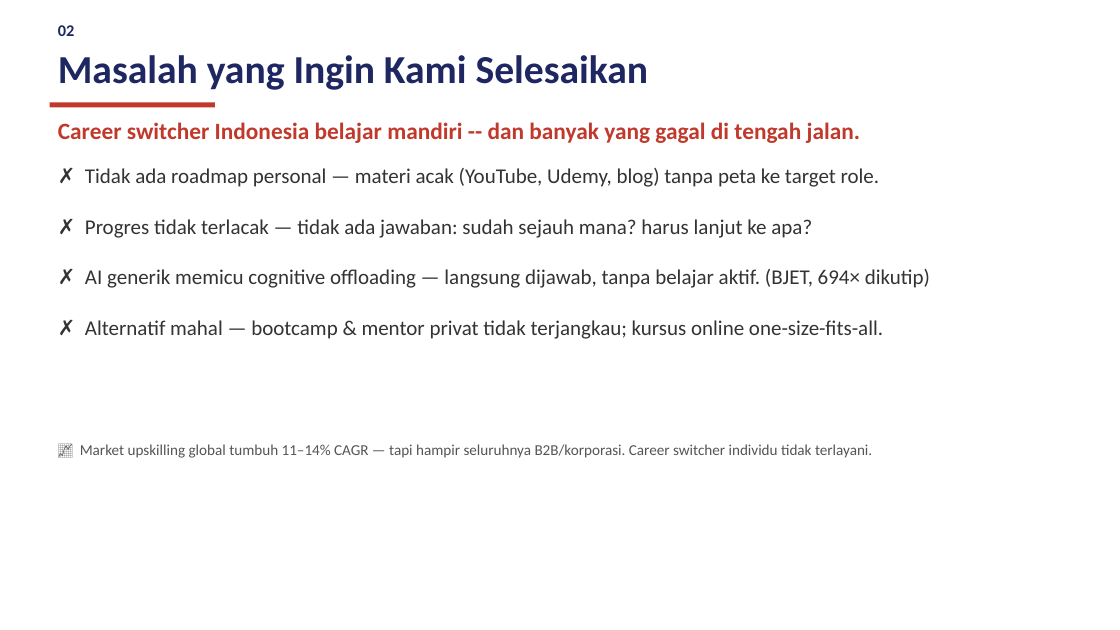
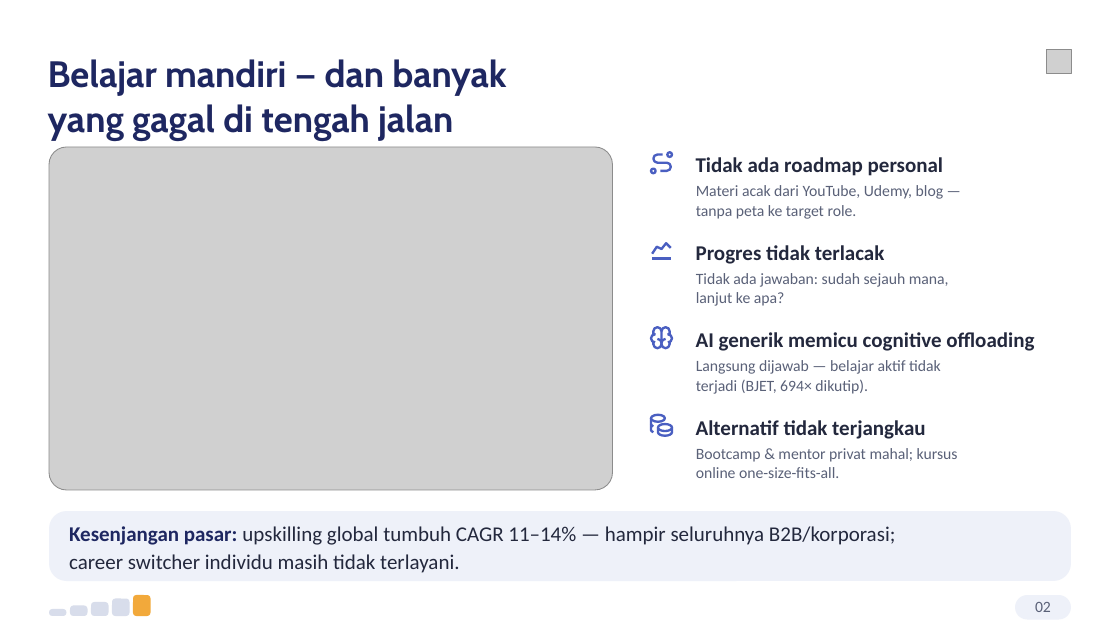
Before and after one commit to mmuchsin/serambi-ai, a slide deck: slide 2 of slides/serambi-pitch-deck.pptx. Drawn at 1120x630 pixels with LibreOffice and Linux fonts; fonts in the diff are those of the drawing; grey boxes stand for pictures. Boxes give left, top, right and bottom in pixels: in the first picture for what was removed or moved away, otherwise in the second. Text is boxed around its words. In the diff, an @@ line names an element or a change of style, - is before the commit and + after.

```diff
--- a/slides/serambi-pitch-deck.pptx
+++ b/slides/serambi-pitch-deck.pptx
@@ text at box(48, 59, 506, 141): text changed; size 20 to 31.5 pt; font Calibri to Cabin; text colour #C0392B to #1E2761 @@
-Career switcher Indonesia belajar mandiri -- dan banyak yang gagal di tengah jalan.
+Belajar mandiri — dan banyak
+yang gagal di tengah jalan
@@ text removed at box(58, 55, 649, 90) @@
-Masalah yang Ingin Kami Selesaikan
@@ picture added at box(1047, 49, 1071, 73) @@
@@ rectangle removed at box(50, 103, 215, 108) @@
@@ picture added at box(49, 147, 613, 490) @@
@@ text removed at box(85, 168, 930, 339) @@
-✗ Tidak ada roadmap personal — materi acak (YouTube, Udemy, blog) tanpa peta ke target role.
-✗ Progres tidak terlacak — tidak ada jawaban: sudah sejauh mana? harus lanjut ke apa?
-✗ AI generik memicu cognitive offloading — langsung dijawab, tanpa belajar aktif. (BJET, 694× dikutip)
-✗ Alternatif mahal — bootcamp & mentor privat tidak terjangkau; kursus online one-size-fits-all.
@@ group added at box(651, 152, 944, 219): 3 freeform shapes, 2 texts @@
+Tidak ada roadmap personal
+Materi acak dari YouTube, Udemy, blog —
+tanpa peta ke target role.
@@ group added at box(652, 244, 949, 306): 2 freeform shapes, 2 texts @@
+Progres tidak terlacak
+Tidak ada jawaban: sudah sejauh mana,
+lanjut ke apa?
@@ group added at box(651, 328, 1034, 394): 6 freeform shapes, 2 texts @@
+AI generik memicu cognitive offloading
+Langsung dijawab — belajar aktif tidak
+terjadi (BJET, 694× dikutip).
@@ group added at box(651, 415, 958, 478): 5 freeform shapes, 2 texts @@
+Alternatif tidak terjangkau
+Bootcamp & mentor privat mahal; kursus
+online one-size-fits-all.
@@ rounded rectangle added at box(49, 511, 1071, 581), fill #EEF1F9 @@
@@ text at box(69, 526, 895, 545): text changed; size 13 to 18 pt; text colour #555555 to #23283D @@
-📈 Market upskilling global tumbuh 11–14% CAGR — tapi hampir seluruhnya B2B/korporasi. Career switcher individu tidak terlayani.
+Kesenjangan pasar: upskilling global tumbuh CAGR 11–14% — hampir seluruhnya B2B/korporasi;
@@ text added at box(69, 554, 459, 573), 18 pt, text #23283D @@
+career switcher individu masih tidak terlayani.
@@ group added at box(49, 595, 1071, 619): 6 rounded rectangles @@
@@ text "02": place and size @@
-text "02" at box(58, 25, 75, 36)
+text "02" at box(1035, 602, 1051, 612)
@@ text "02" at box(1035, 602, 1051, 612): size 14 to 13.5 pt, text colour #1E2761 to #5A6178, bold off; alignment left to centre @@
```
Also in this commit, not shown: 9 other slides changed, 1 slide added, 1 slide removed, 13 other files.
